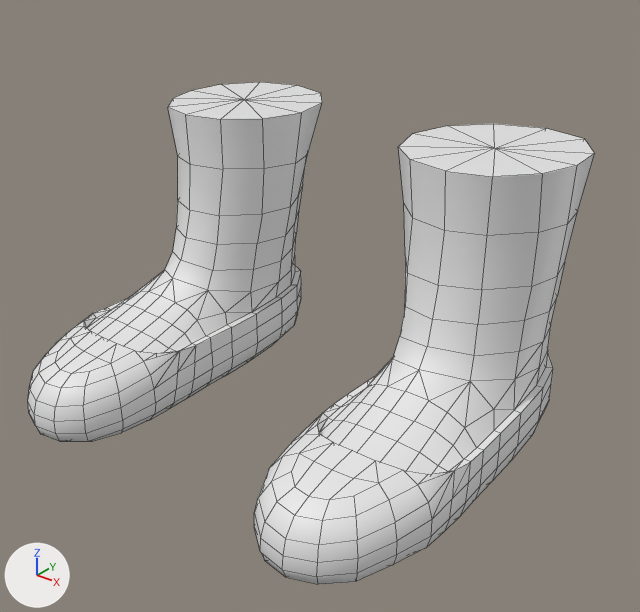
The Blender file Attires/Attires_Shoes/Attire_Shoes_BootsBast/BootsBats.blend as it was, and as the next commit left it.
Camera for both pictures: a 50 mm lens placed at (0.413, -0.546, 0.407), pointed at (0.026, -0.062, 0.107). The axes (+X, +Y, +Z) are drawn at lower left. The lights are the same throughout. Mesh edges are drawn as thin lines.

In view in the first picture: 'Attire_Shoes_BootsBats'.
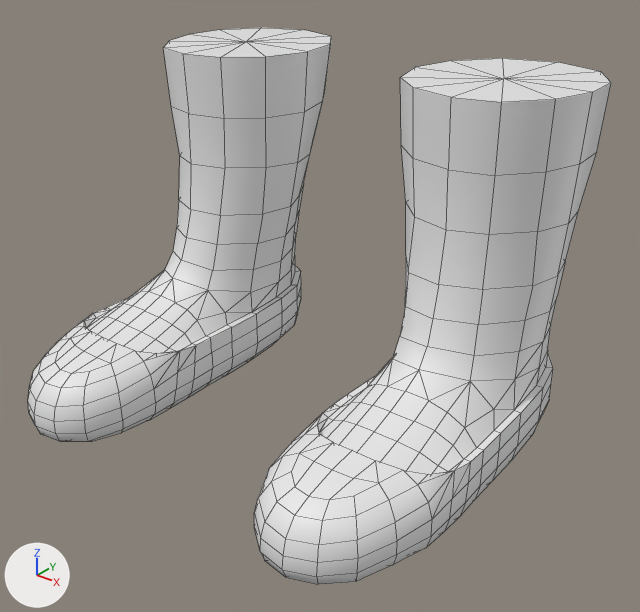
Commit message: Added new Attires

Edits to the scene script, one JSON object a line:
```json
{"block": "me_attire_shoes_bootsbats", "where": "# used by ob_attire_shoes_bootsbats; location = (0.0, 0.0, 0.0)"}
{"op": "remove", "block": "me_attire_shoes_bootsbats", "code": "me_attire_shoes_bootsbats.from_pydata(...)  # 304 vertices, 336 faces; spans x 0.054..0.189, y -0.227..0.093, z 0.0..0.231"}
{"op": "add", "block": "me_attire_shoes_bootsbats", "code": "me_attire_shoes_bootsbats.from_pydata(...)  # 316 vertices, 348 faces; spans x 0.051..0.189, y -0.227..0.104, z 0.0..0.28"}
{"block": "me_attire_shoes_bootsbats", "change": "me_attire_shoes_bootsbats part 1"}
{"block": "me_attire_shoes_bootsbats", "change": "1 vertex is removed from x 0.122, y 0.018, z 0.231"}
{"block": "me_attire_shoes_bootsbats", "change": "12 faces are deleted"}
{"block": "me_attire_shoes_bootsbats", "change": "11 vertices in x 0.068..0.18, y -0.047..0.084, z 0.146..0.149 move by (0.0, 0.001, 0.0)"}
{"block": "me_attire_shoes_bootsbats", "change": "6 vertices in x 0.061..0.182, y -0.053..0.087, z 0.149..0.189 move by (0.0, 0.002, 0.0)"}
{"block": "me_attire_shoes_bootsbats", "change": "6 vertices in x 0.054..0.186, y -0.051..0.093, z 0.231 move by (0.0, 0.004, 0.0)"}
{"block": "me_attire_shoes_bootsbats", "change": "5 vertices in x 0.069..0.154, y -0.043..-0.017, z 0.188..0.231 move by (0.0, 0.003, 0.0)"}
{"block": "me_attire_shoes_bootsbats", "change": "3 vertices in x 0.087..0.176, y -0.016..0.082, z 0.231 move by (0.0, 0.005, 0.0)"}
{"block": "me_attire_shoes_bootsbats", "change": "5 vertices move from x 0.062..0.175, y -0.008..0.078, z 0.186..0.231 to x 0.064..0.173, y -0.008..0.082, z 0.186..0.232"}
{"block": "me_attire_shoes_bootsbats", "change": "13 vertices are added at x 0.051..0.188, y -0.05..0.104, z 0.28"}
{"block": "me_attire_shoes_bootsbats", "change": "24 new faces join them"}
```

Location of each change, [x1, y1, x2, y2] in pixels of the pictures (640 x 612 px):
```json
{"object": "Attire_Shoes_BootsBats", "change": "reshaped", "before": [28, 82, 595, 584], "after": [28, 28, 611, 584], "on screen": "11% taller"}
{"part": 1, "of": "me_attire_shoes_bootsbats", "change": "built on", "before": [168, 82, 595, 325], "after": [163, 28, 611, 325]}
```
